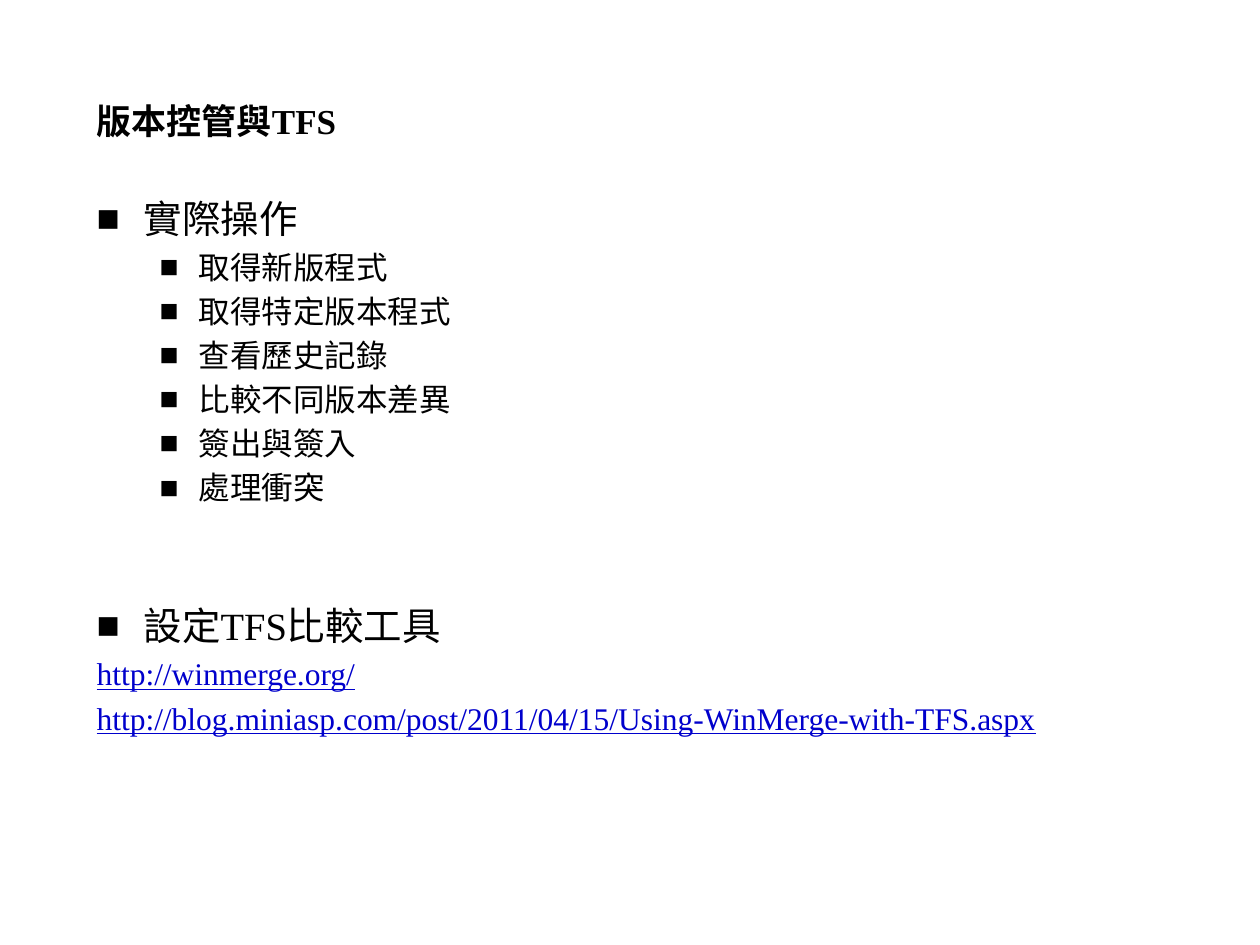
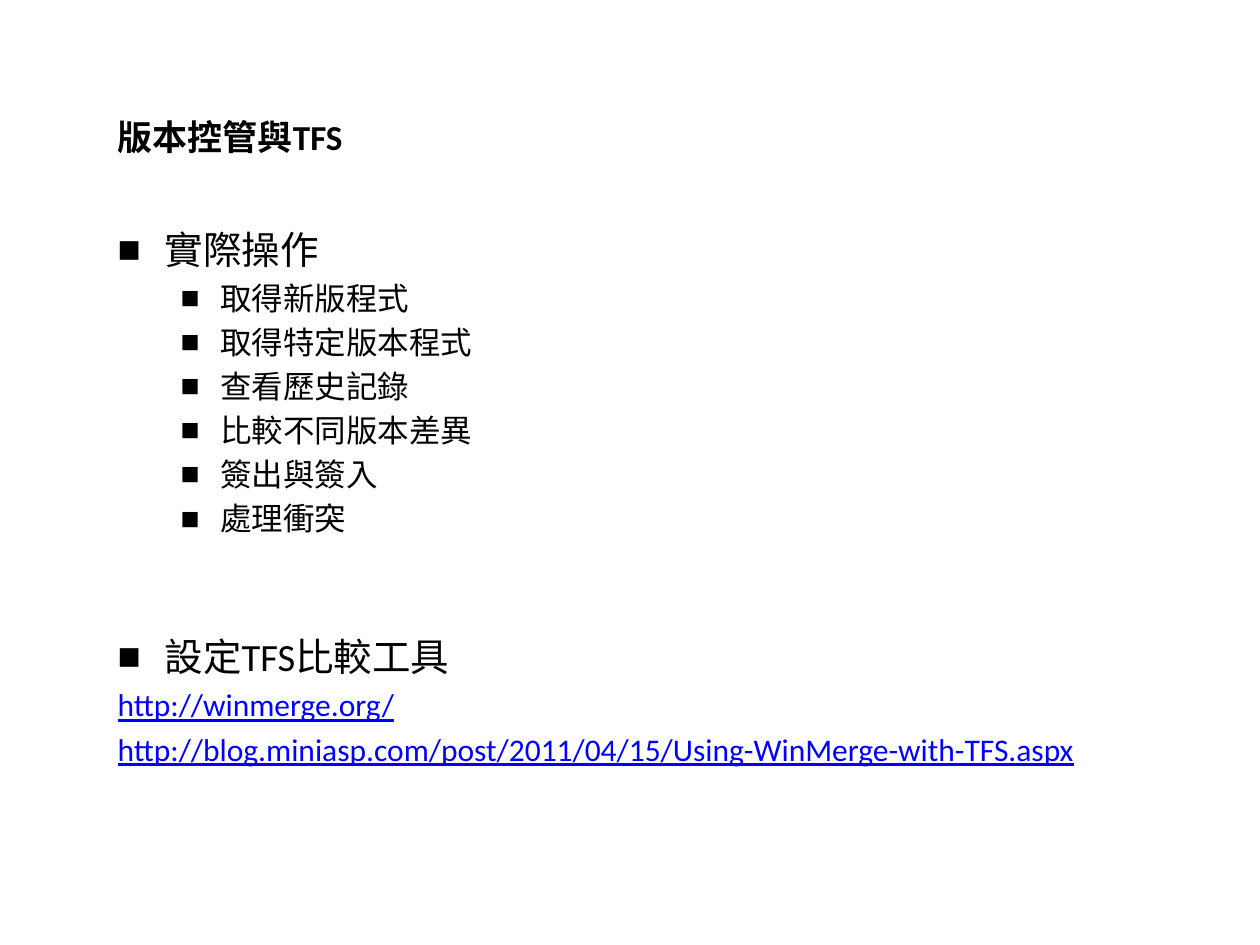
Before and after one commit to YiChiLin/TrainingPackage, a slide deck: slide 7 of 簡報及DB/.Net開發環境.pptx (slide 9 before the commit). Drawn at 1260x945 pixels with LibreOffice and Linux fonts; fonts in the diff are those of the drawing; background and template pictures are left out. Boxes give left, top, right and bottom in pixels: in the first picture for what was removed or moved away, otherwise in the second. Text is boxed around its words. In the diff, an @@ line names an element or a change of style, - is before the commit and + after.

```diff
--- a/簡報及DB/.Net開發環境.pptx
+++ b/簡報及DB/.Net開發環境.pptx
@@ title "版本控管與TFS": place and size @@
-title "版本控管與TFS" at (97, 104, 337, 138)
+title "版本控管與TFS" at (118, 120, 343, 154)
@@ title "版本控管與TFS" at (118, 120, 343, 154): font Times New Roman to Calibri @@
@@ text "實際操作": place and size @@
-text "實際操作" at (97, 200, 1035, 736)
+text "實際操作" at (118, 231, 1074, 767)
@@ text "實際操作" at (118, 231, 1074, 767): font Times New Roman to Calibri; text colour #0000CC to #0000FF in "http://winmerge.org/", "http://blog.miniasp.com/post/2011/04/15/Using-WinMerge-with- ..." @@
```
Also in this commit, not shown: 12 other slides changed, 2 slides removed, 1 other file.
